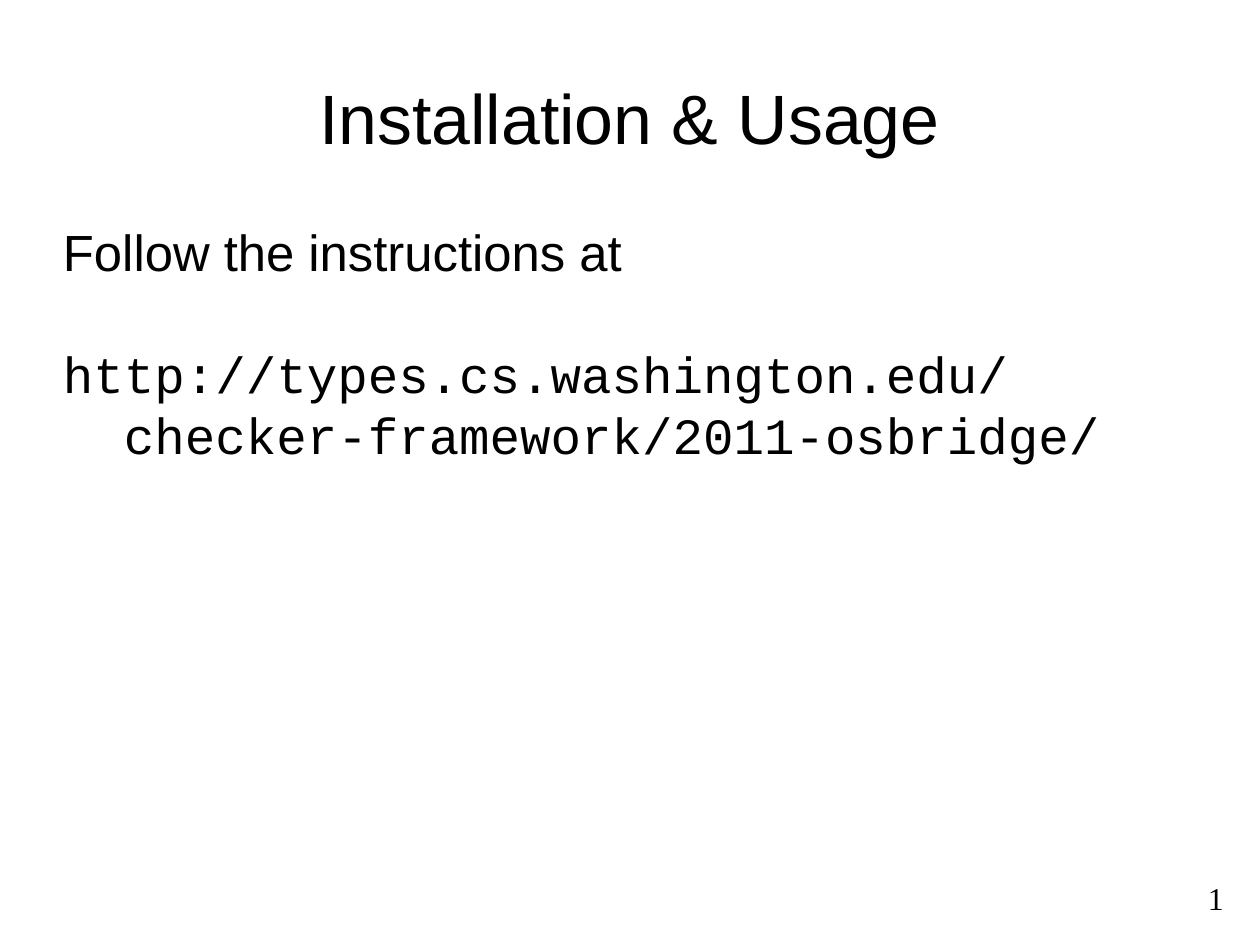
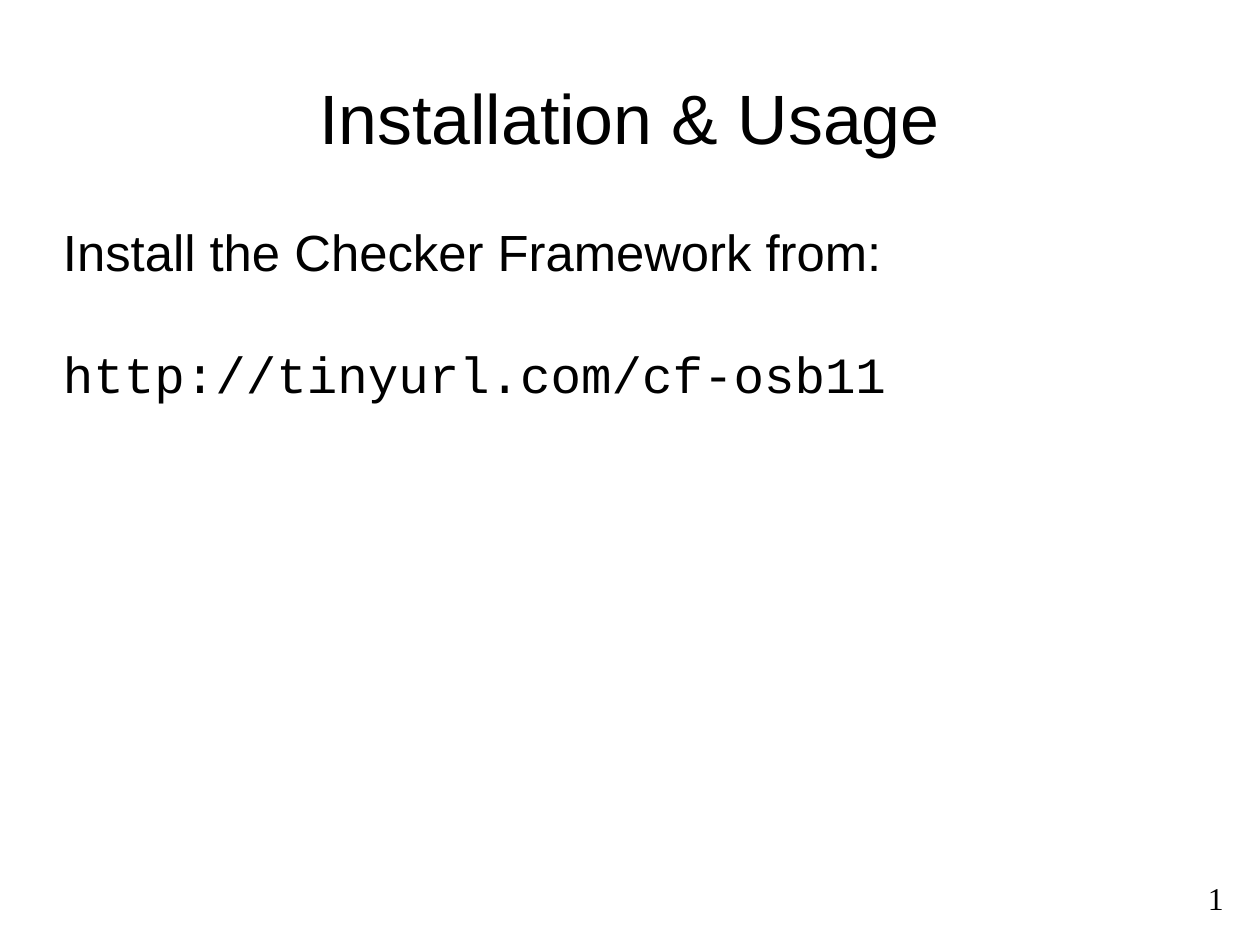
Before and after one commit to reprogrammer/checker-framework, a slide deck: slide 1 of demos/2011-OSBridge/usage.odp. Drawn at 1260x945 pixels with LibreOffice and Linux fonts; fonts in the diff are those of the drawing. Boxes give left, top, right and bottom in pixels: in the first picture for what was removed or moved away, otherwise in the second. Text is boxed around its words. In the diff, an @@ line names an element or a change of style, - is before the commit and + after.

```diff
--- a/demos/2011-OSBridge/usage.odp
+++ b/demos/2011-OSBridge/usage.odp
@@ text at [63, 234, 886, 404]: text changed; font Courier New to Arial @@
-Follow the instructions at
-http://types.cs.washington.edu/
-checker-framework/2011-osbridge/
+Install the Checker Framework from:
+http://tinyurl.com/cf-osb11
```
Also in this commit, not shown: 3 other slides changed, 1 slide added, 2 slides removed, 2 other files.
